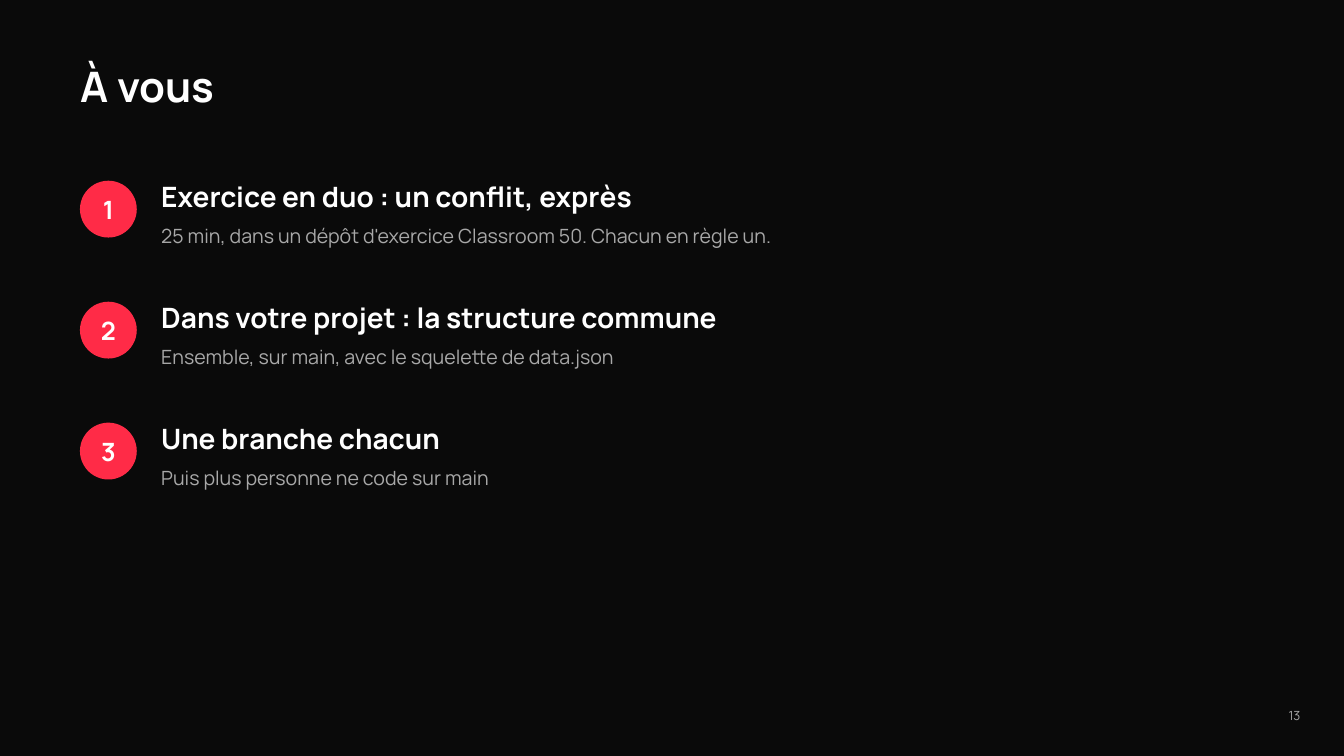
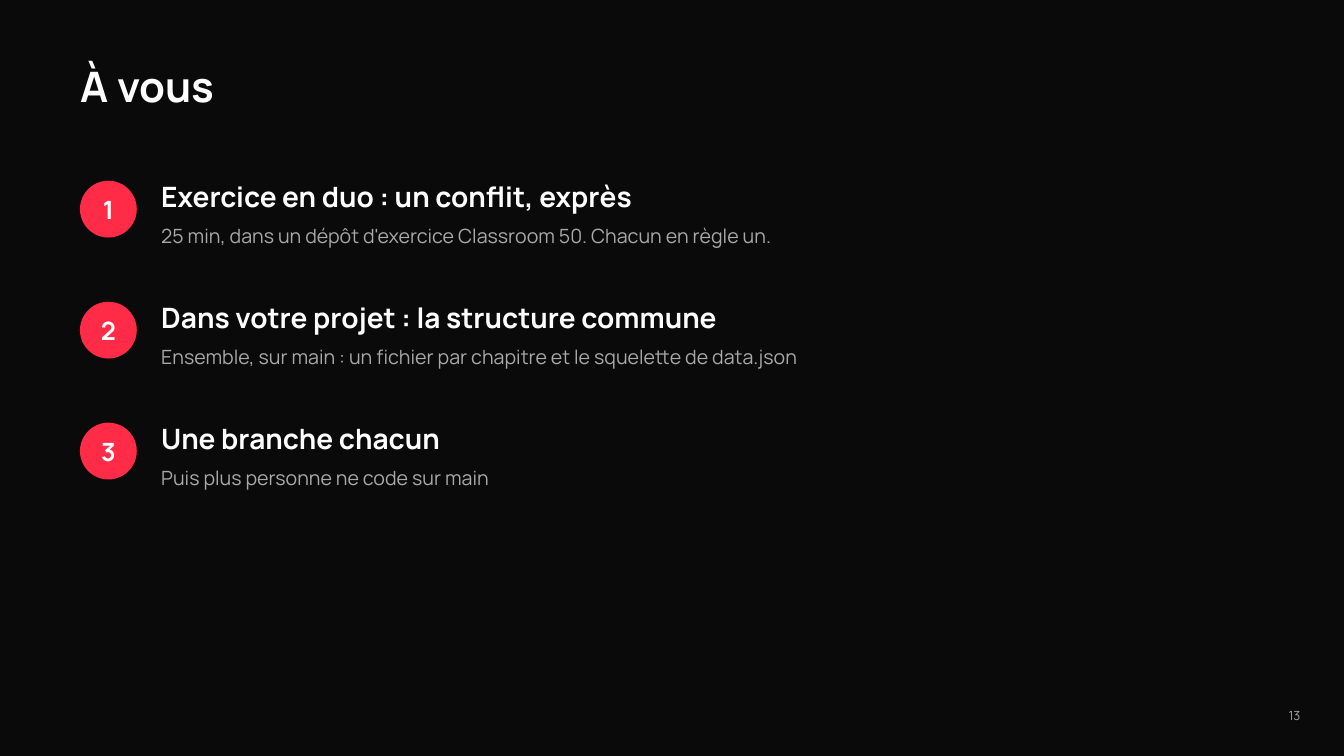
Before and after one commit to tim-montmorency/compendium, a slide deck: slide 13 of docs/582-511-web5/assets/documents/Web5_git-en-equipe.pptx. Drawn at 1344x756 pixels with LibreOffice and Linux fonts; fonts in the diff are those of the drawing. Boxes give left, top, right and bottom in pixels: in the first picture for what was removed or moved away, otherwise in the second. Text is boxed around its words. In the diff, an @@ line names an element or a change of style, - is before the commit and + after.

```diff
--- a/docs/582-511-web5/assets/documents/Web5_git-en-equipe.pptx
+++ b/docs/582-511-web5/assets/documents/Web5_git-en-equipe.pptx
@@ text at (161, 349, 797, 369): text changed @@
-Ensemble, sur main, avec le squelette de data.json
+Ensemble, sur main : un fichier par chapitre et le squelette de data.json
```
Also in this commit, not shown: 2 other slides changed, 20 other files.
